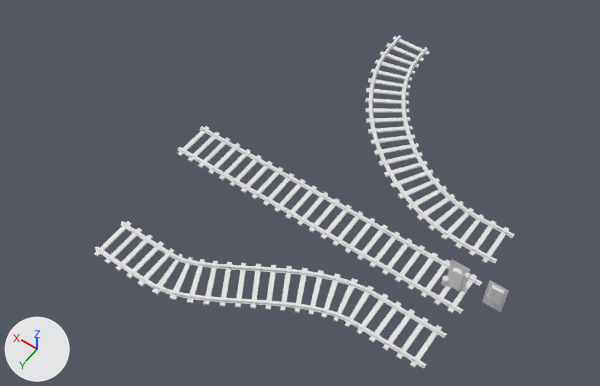
The Blender file blender-files/assets.blend: old version first, new version second.
The view is the same before and after, from a camera (50 mm lens) standing at (-11.7, 43.6, 69.9) and looking at (21.3, -2.7, -2.7). Every picture has the same lights, and +X, +Y and +Z are marked at lower left. The older version comes first. The same objects are shown in both versions, whatever each file hides.

Names of what the first picture shows: 'Bin', 'track', 'track_split', 'track_turn', 'wall_door', 'wall_window'.
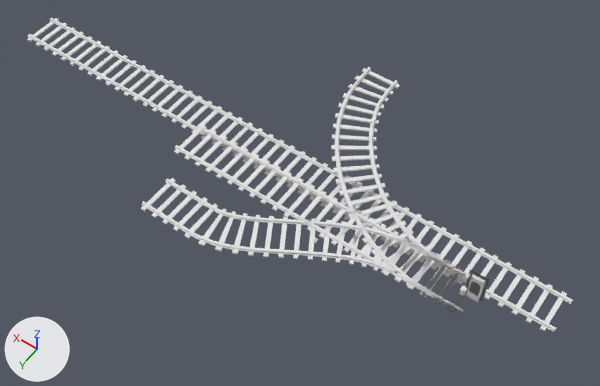
What changed in the scene script:
```text
Change me_cube_004:
    used by ob_track; location = (0.0, 0.0, 0.0)
    remove me_cube_004.from_pydata(...)  # 56 vertices, 30 faces; spans x -1.0..0.48, y -2.5..2.5, z 0.0..0.42
    add me_cube_004.from_pydata(...)  # 56 vertices, 30 faces; spans x -1.02..0.48, y -2.5..2.5, z 0.0..0.42
    me_cube_004 part 1: the whole mesh is moved by (-0.01, 0.0, 0.0)
Add col_track_straight:
    col_track_straight = bpy.data.collections.new('Track Straight')
    col_track_straight.objects.link(ob_track)
Change ob_bin:
    ob_bin.location: (2.0, 0.0, 0.0) -> (0.0, 0.0, 0.0)
Change ob_wall_door:
    ob_wall_door.location: (2.0, 0.0, 0.0) -> (0.0, 0.0, 0.0)
Change ob_wall_window:
    ob_wall_window.location: (-2.0, 0.0, 0.0) -> (0.0, 0.0, 0.0)
Change ob_track_split:
    ob_track_split.location: (0.0, 7.0, 0.0) -> (0.0, 0.0, 0.0)
Change ob_track_turn:
    ob_track_turn.location: (0.0, -7.0, 0.0) -> (0.0, 0.0, 0.0)
Add ob_track_straight_001:
    ob_track_straight_001 = bpy.data.objects.new('Track Straight.001', None)
    ob_track_straight_001.location = (28.0, -4.0, -1.0)
    ob_track_straight_001.instance_type = 'COLLECTION'
    ob_track_straight_001.instance_collection = col_track_straight
Add ob_track_straight:
    ob_track_straight = bpy.data.objects.new('Track Straight', None)
    ob_track_straight.location = (-8.0, -4.0, -1.0)
    ob_track_straight.instance_type = 'COLLECTION'
    ob_track_straight.instance_collection = col_track_straight
```

Changed parts and their boxes [x1, y1, x2, y2] in the pictures (600 x 386 px; the box of a moved part takes in the faces that stretch with it):
'track_split', moved: before [94, 221, 447, 368]; after [141, 178, 466, 312]
'track_turn', moved: before [365, 35, 514, 263]; after [331, 67, 466, 311]
'track', rescaled: before [177, 126, 482, 314]; after [174, 124, 467, 314]
'Track Straight', added: after [254, 139, 573, 332]
'Track Straight.001', added: after [27, 18, 276, 164]
'wall_door', moved: before [447, 259, 470, 292]; after [466, 269, 489, 302]
'wall_window', moved: before [482, 280, 509, 312]; after [466, 270, 489, 302]
'Bin', moved: before [441, 276, 449, 286]; after [459, 286, 467, 296]
part 1 of me_cube_004, moved or reshaped: before [178, 126, 482, 314]; after [28, 18, 573, 332]
